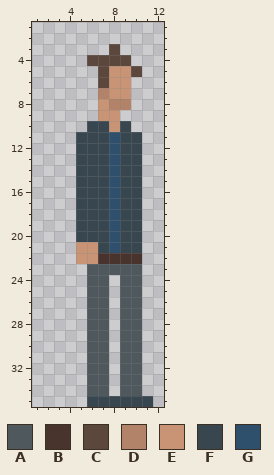
Pixel-art sprite, stored at public/assets/npcBert.png. Above, as it was before the edit.
The file is 19x36 pixels. Colours within 5 levels of each other are drawn and written as one. Shown: x 1..12, y 1..35. The old version is drawn lined up with the new one.
Palette (. is transparent): A #4f585d  B #49332d  C #5b473b  D #b38369  E #c99475  F #37464f  G #2f506c
Pixels before, first column x 5:
 3 ...C...
 4 .CCCC..
 5 ..CEEC.
 6 ..CEE..
 7 ..DEE..
 8 ..EDD..
 9 ..EE...
10 .FFEF..
11 FFFGFF.
12 FFFGFF.
13 FFFGFF.
14 FFFGFF.
15 FFFGFF.
16 FFFGFF.
17 FFFGFF.
18 FFFGFF.
19 FFFGFF.
20 FFFGFF.
21 EEFGFF.
22 EEBBBB.
23 .AAAAA.
24 .AA.AA.
25 .AA.AA.
26 .AA.AA.
27 .AA.AA.
28 .AA.AA.
29 .AA.AA.
30 .AA.AA.
31 .AA.AA.
32 .AA.AA.
33 .AA.AA.
34 .AA.AA.
35 .FFFFFF
New version:
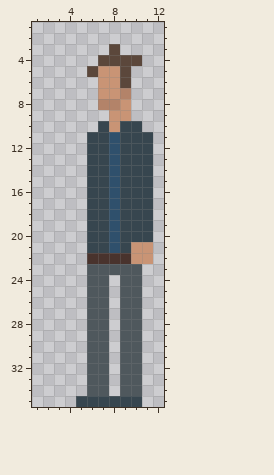
What changed:
whole drawing moved by -2,+0 (the old picture is shown already moved)
y 4: x 6 C -> .; x 10 . -> C
y 5: x 6..7 .C -> CE; x 9..10 EC -> C.
y 6: x 7 C -> E; x 9 E -> C
y 7: x 7 D -> E; x 9 E -> D
y 8: x 7 E -> D; x 9 D -> E
y 9: x 7 E -> .; x 9 . -> E
y 10: x 6 F -> .; x 10 . -> F
y 11..20: x 5 F -> .; x 11 . -> F
y 21: x 5..6 EE -> .F; x 10..11 F. -> EE
y 22: x 5..6 EE -> .B; x 10..11 B. -> EE
y 35: x 5 . -> F; x 11 F -> .
